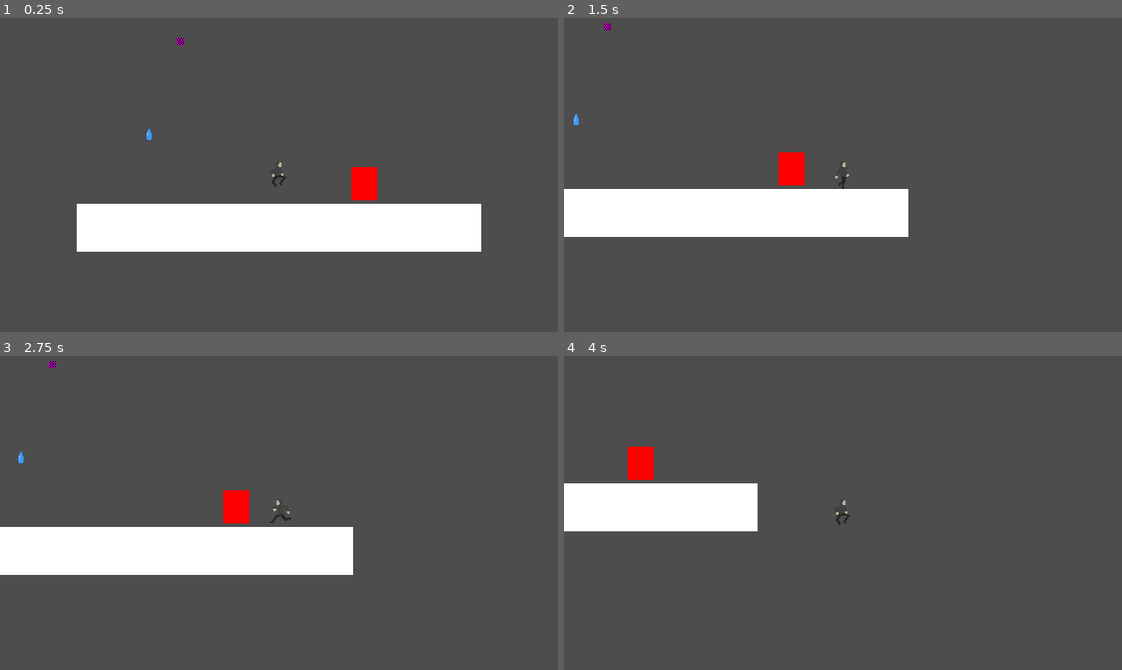
Above: before the commit, frames 1-4 (two rows, left to right).
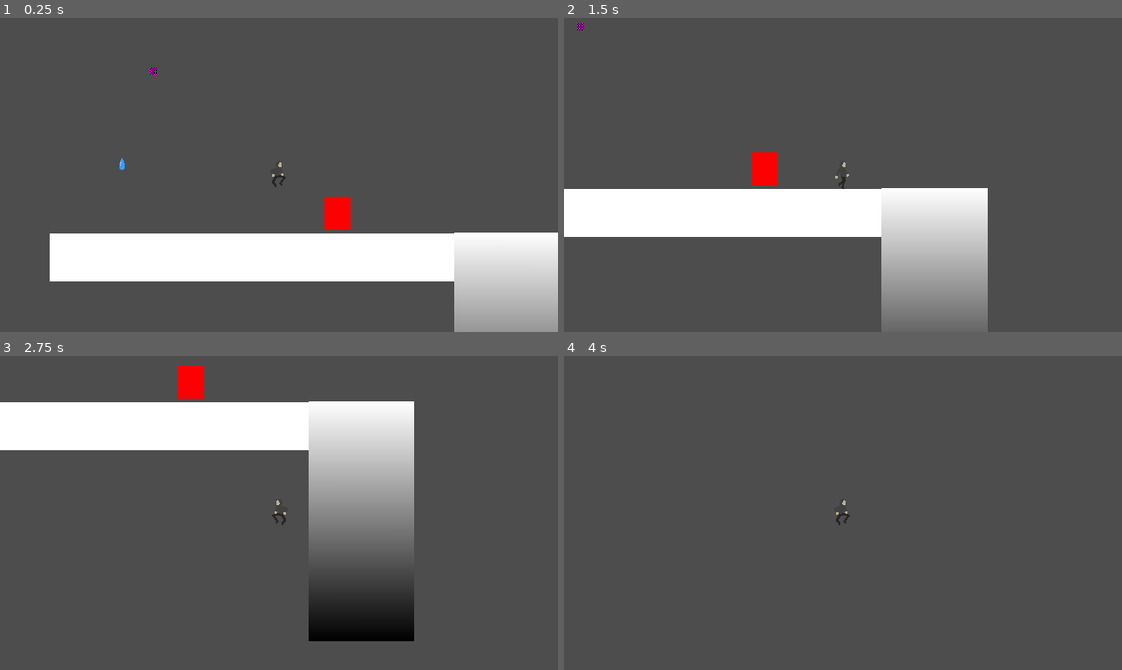
Above: after the commit, the same moments.

Repository: Aterlone/MasseyGameJam
Game: Godot game, scene res://Testing.tscn
Two runs of this game, one before a commit and one after it. Both use one fixed random seed, a clock stepped at 60 frames per second and the inputs below. This scene is started directly instead of the project's main scene.
Inputs:
- Up to frame 1 (0.25 s): no input
- Up to frame 2 (1.5 s): tap Enter (ui_accept) at 0.5, 0.77 s; hold Right (ui_right) from 0.53 s (still down)
- Up to frame 3 (2.75 s): tap Enter (ui_accept) at 1.52 s; release Right (ui_right) at 2.03 s; hold Left (ui_left) from 2.03 s (still down)
- Up to frame 4 (4 s): release Left (ui_left) at 2.78 s; hold Right (ui_right) from 2.78 s (still down); tap Enter (ui_accept) at 3.02, 3.77 s

The runs differ from the first frame. In frame 1, 20% of the frame differs, in the area x 8-100%, y 6-100%; in frame 2, 9.5%; in frame 3, 30%, in the area x 0-75%, y 1-91%; in frame 4, 5.8%.

Commit message:
Pit Update

Diff:
--- /dev/null
+++ b/Misc/pitOfDoom.gd
@@ -0,0 +1,21 @@
+extends Area2D
+
+var cam: Node
+var lockPos: Vector2
+var locked: bool = false
+
+func _process(delta: float) -> void:
+	if (locked):
+		print("Locked")
+		cam.global_position = lockPos
+
+func _on_area_entered(area: Area2D):
+	print("Entered")
+	locked = true
+	cam = area.get_parent().get_node("Camera2D")
+	lockPos = cam.global_position
+
+func _on_area_exited(area: Area2D):
+	locked = false
+	cam.position = Vector2.ZERO
+	area.get_parent().get_node("Sprite2D").checkpoint()
--- a/Testing.tscn
+++ b/Testing.tscn
@@ -1,9 +1,10 @@
-[gd_scene load_steps=9 format=3 uid="uid://do5va2lfbac07"]
+[gd_scene load_steps=13 format=3 uid="uid://do5va2lfbac07"]
 
 [ext_resource type="PackedScene" uid="uid://chs0nv8r8ro0j" path="res://player/player.tscn" id="1_axi3y"]
 [ext_resource type="PackedScene" uid="uid://dusrftt1q7hkb" path="res://objects/waterdrop.tscn" id="3_28q7j"]
 [ext_resource type="Script" uid="uid://bk1bf37xv1x5a" path="res://Misc/Door.gd" id="4_1x61k"]
 [ext_resource type="Script" uid="uid://dsbeyag0wuk5y" path="res://Misc/waterBottle.gd" id="4_lj67a"]
+[ext_resource type="Script" uid="uid://dkuma2o8uaqf" path="res://Misc/pitOfDoom.gd" id="5_lj67a"]
 
 [sub_resource type="RectangleShape2D" id="RectangleShape2D_axi3y"]
 
@@ -15,10 +16,18 @@
 
 [sub_resource type="NoiseTexture2D" id="NoiseTexture2D_1x61k"]
 
+[sub_resource type="RectangleShape2D" id="RectangleShape2D_1x61k"]
+size = Vector2(20, 67.8431)
+
+[sub_resource type="Gradient" id="Gradient_lj67a"]
+
+[sub_resource type="GradientTexture1D" id="GradientTexture1D_lj67a"]
+gradient = SubResource("Gradient_lj67a")
+
 [node name="Testing" type="Node2D"]
 
 [node name="Player" parent="." instance=ExtResource("1_axi3y")]
-position = Vector2(-1, -67)
+position = Vector2(30, -101)
 
 [node name="Camera2D" type="Camera2D" parent="Player"]
 
@@ -68,4 +77,25 @@
 scale = Vector2(0.015, 0.015)
 texture = SubResource("NoiseTexture2D_1x61k")
 
+[node name="Bottomless Pit" type="Area2D" parent="."]
+position = Vector2(292, 13)
+scale = Vector2(6.08, 4.08)
+script = ExtResource("5_lj67a")
+
+[node name="CollisionShape2D" type="CollisionShape2D" parent="Bottomless Pit"]
+position = Vector2(0, 23.9216)
+shape = SubResource("RectangleShape2D_1x61k")
+
+[node name="TextureRect" type="TextureRect" parent="Bottomless Pit"]
+offset_left = -10.0
+offset_top = 58.0
+offset_right = 529.0
+offset_bottom = 78.0
+rotation = -1.57042
+scale = Vector2(0.125, 1)
+texture = SubResource("GradientTexture1D_lj67a")
+
 [connection signal="area_entered" from="Waterbottle" to="Waterbottle" method="_on_area_entered"]
+[connection signal="area_entered" from="Bottomless Pit" to="Bottomless Pit" method="_on_area_entered"]
+[connection signal="area_exited" from="Bottomless Pit" to="Bottomless Pit" method="_on_area_exited"]
+[connection signal="body_exited" from="Bottomless Pit" to="Bottomless Pit" method="_on_body_exited"]
Not shown, added: Misc/pitOfDoom.gd.uid
